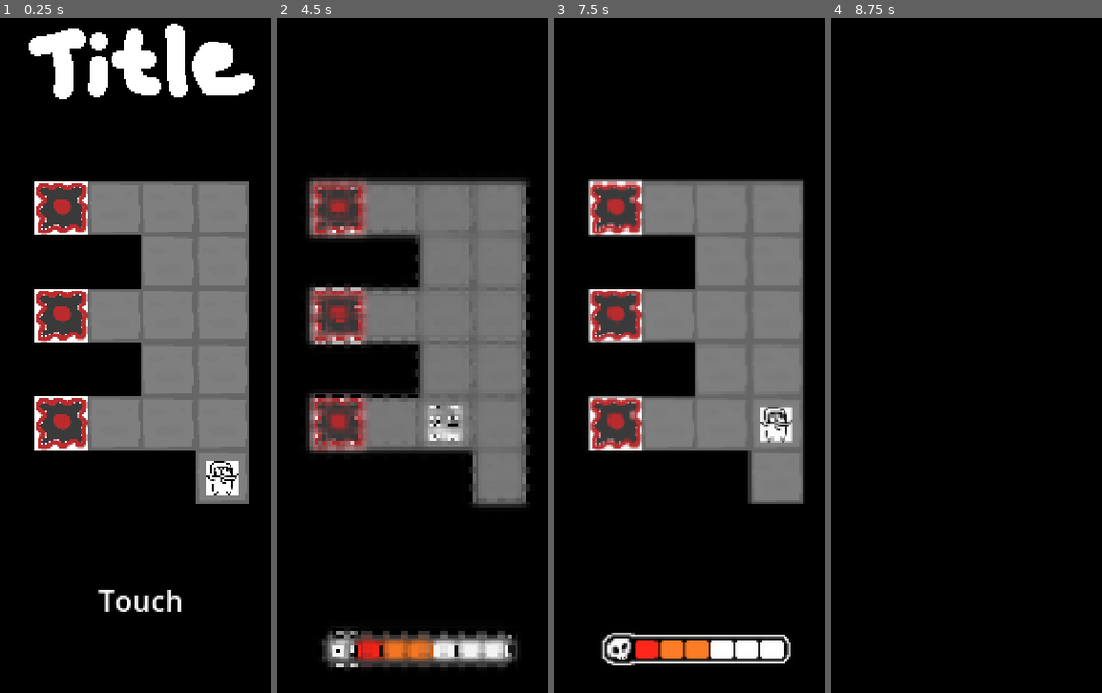
Above: before the commit, frames 1-4 (left to right).
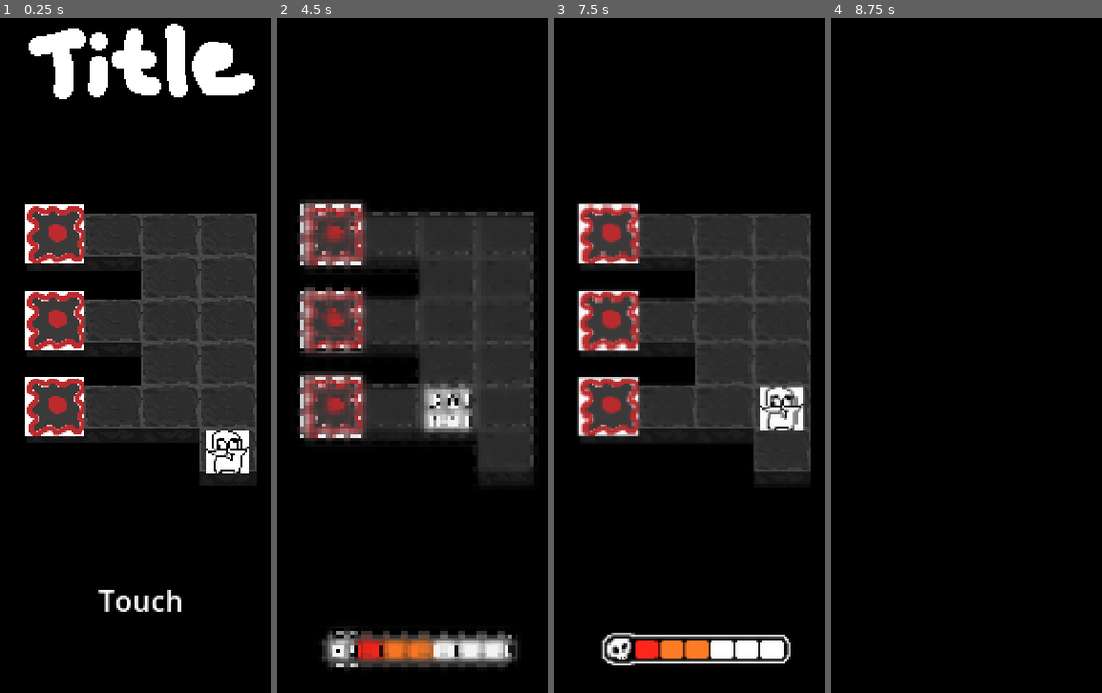
Above: after the commit, the same moments.

Repository: chamwhy/godotTest
Game: Godot game, scene res://04_Scenes/main.tscn
The game is run twice, just before and just after one commit, with the same random seed, the same clock (stepped at 60 frames per second) and the same inputs.
Inputs (mouse positions are in pixels of both pictures, inside the frame that each line leads up to):
- Up to frame 1 (0.25 s): no input
- Up to frame 2 (4.5 s): tap Enter at 0.5, 2, 3.5 s; move the mouse to (512, 301) at 0.52 s; hold D (move_right) 0.53-1.28 s; tap X (test_x) at 0.6, 1.55, 2.1, 3.05, 3.8, 4.35 s; click (512, 301) at 0.67 s; tap Space (interaction) at 1.25, 1.35, 2.75, 4.25 s; move the mouse to (333, 382) at 1.27 s; hold S (move_down) 1.28-2.03 s; move the mouse to (461, 173) at 2.02 s; hold D (move_right) 2.03-2.78 s; move the mouse to (396, 497) at 2.77 s; hold W (move_up) 2.78-3.53 s; tap 5 at 2.85 s; click (396, 497) at 2.92 s; move the mouse to (547, 456) at 3.52 s; hold 6 3.53-4.28 s; hold A (move_left) from 3.53 s (still down); move the mouse to (290, 227) at 4.27 s
- Up to frame 3 (7.5 s): move the mouse to (716, 342) at 5.02 s; release A (move_left) at 5.03 s; hold S (move_down) 5.03-5.78 s; tap Space (interaction) at 5.1 s; click (716, 342) at 5.17 s; tap X (test_x) at 5.3, 5.85, 6.8 s; move the mouse to (629, 153) at 5.77 s; hold D (move_right) 5.78-6.53 s; move the mouse to (789, 301) at 6.52 s; hold W (move_up) 6.53-7.28 s; hold 5 6.53-7.28 s; move the mouse to (610, 382) at 7.27 s; hold D (move_right) from 7.28 s (still down); tap 6 at 7.35 s; click (610, 382) at 7.42 s
- Up to frame 4 (8.75 s): tap X (test_x) at 7.55, 8.1 s; move the mouse to (1015, 173) at 8.02 s; release D (move_right) at 8.03 s; hold S (move_down) from 8.03 s (still down)

The runs differ from the first frame. In frame 1, 30% of the frame differs, in the area x 9-95%, y 24-72%; in frame 2, 31%, in the area x 7-95%, y 23-73%; in frame 3, 31%; in frame 4, nothing differs.

Commit message:
비주얼 업데이트: tile

Diff:
--- a/godot/01_Scripts/Entities/Element/Element.gd
+++ b/godot/01_Scripts/Entities/Element/Element.gd
@@ -17,5 +17,6 @@
 
 func apply_data(data: Dictionary):
 	super.apply_data(data)
+	_set_z_index(SortLayer.Element)
 	print("apply data")
 	InGameManager.register_element(cur_position, self)
--- a/godot/01_Scripts/Entities/Element/Unit/Unit.gd
+++ b/godot/01_Scripts/Entities/Element/Unit/Unit.gd
@@ -167,8 +167,8 @@
 
 # unit.target(예: Player) 내부의 함수
 func on_animate(action, data) -> Signal:
-	var from_val = InGameManager.position_to_world(data.get("from", cur_position))
-	var to_val = InGameManager.position_to_world(data.get("to", cur_position))
+	var from_val = Position.position_to_world(data.get("from", cur_position))
+	var to_val = Position.position_to_world(data.get("to", cur_position))
 	var time = 0.2
 
 
--- a/godot/01_Scripts/Entities/Entity.gd
+++ b/godot/01_Scripts/Entities/Entity.gd
@@ -1,6 +1,8 @@
 # Entity.gd
 extends Node2D
 class_name Entity
+
+
 
 @onready var sprite2D = get_child(0) as Sprite2D
 
@@ -18,8 +20,8 @@
 func move_to_pos(pos: Position):
 	print("move to pos!!!!")
 	cur_position = pos
-	print("move to ", pos.to_str(), InGameManager.position_to_world(pos))
-	position = InGameManager.position_to_world(pos)
+	print("move to ", pos.to_str(), Position.position_to_world(pos))
+	position = Position.position_to_world(pos)
 
 
 
@@ -28,3 +30,16 @@
 		data.get("x", 0),
 		data.get("y", 0)
 	))
+
+
+
+
+
+enum SortLayer { TILE = 0, Element = 1000 }
+const LAYER_SIZE = 1000
+const MAX_MAP_HEIGHT = 5000.0
+
+
+func _set_z_index(sort_layer: SortLayer):
+	var y_offset = int((global_position.y / MAX_MAP_HEIGHT) * (LAYER_SIZE - 1))
+	sprite2D.z_index = int(sort_layer) + clamp(y_offset, 0, LAYER_SIZE - 1)
--- a/godot/01_Scripts/Entities/Tiles/Tiles.gd
+++ b/godot/01_Scripts/Entities/Tiles/Tiles.gd
@@ -9,6 +9,7 @@
 
 func apply_data(data: Dictionary):
 	super.apply_data(data)
+	_set_z_index(SortLayer.TILE)
 	print("tile apply data")
 	tile_id = data.get("id", 1)	# tile id는 기본이 1, 0은 없음을 나타냄.
 	InGameManager.register_tile(cur_position, tile_id)
--- a/godot/01_Scripts/Systems/AutoLoad/InGameManager.gd
+++ b/godot/01_Scripts/Systems/AutoLoad/InGameManager.gd
@@ -187,8 +187,8 @@
 #endregion
 
 #region MapPosition
-func position_to_world(pos: Position) -> Vector2:
-	# TODO: 나중에 카메라 관련 기획짜서 고치기?
-	return Vector2(pos.x + 0.5, pos.y + 0.5) * MapDrawer.tile_size
+#func position_to_world(pos: Position) -> Vector2:
+	## TODO: 나중에 카메라 관련 기획짜서 고치기?
+	#return Position.to_vector2f(pos.x + 0.5, pos.y + 0.5) * MapDrawer.tile_size
 
 #endregion
--- a/godot/01_Scripts/Systems/Map/MapDrawer.gd
+++ b/godot/01_Scripts/Systems/Map/MapDrawer.gd
@@ -4,7 +4,9 @@
 
 @export var entity_parent_name := "EntityParent"
 
-var tile_size : int
+#var tile_size : int
+var tile_size_x : int
+var tile_size_y : int
 var map_width : int
 var map_height : int
 var zoom_data : float
@@ -36,7 +38,8 @@
 		print("Failed to load map data from: %s" % json_path)
 		return false
 
-	tile_size = map_data.get("tile_size", 32)
+	tile_size_x = map_data.get("tile_size_x", 32)
+	tile_size_y = map_data.get("tile_size_y", 24)
 	map_width = map_data.get("map_width", 10)
 	map_height = map_data.get("map_height", 10)
 	zoom_data = map_data.get("zoom", 0)
@@ -44,7 +47,7 @@
 	InGameManager.init(map_width, map_height)
 
 	# 데이터에 맞는 카메라 위치 배치
-	MyCamera.instance.setup_map(tile_size, map_width, map_height, zoom_data)
+	MyCamera.instance.setup_map(tile_size_x, tile_size_y, map_width, map_height, zoom_data)
 
 	# 2. **타일 데이터를 개별 오브젝트로 로드 및 배치**
 	_spawn_tile_objects(map_data)
--- a/godot/01_Scripts/Systems/MyCamera.gd
+++ b/godot/01_Scripts/Systems/MyCamera.gd
@@ -7,11 +7,11 @@
 	instance = self
 
 # 맵 크기에 맞춰 위치와 줌을 "즉시" 설정
-func setup_map(tile_size: int, width: int, height: int, zoom_f: float = 0, margin: float = 1.2):
-	var map_pixel_size = Vector2(width * tile_size, height * tile_size)
+func setup_map(tile_size_x: int, tile_size_y: int, width: int, height: int, zoom_f: float = 0, margin: float = 1.2):
+	var map_pixel_size = Vector2(width * tile_size_x, height * tile_size_y)
 
 	# 계산된 중앙값으로 즉시 이동
-	position = map_pixel_size / 2.0
+	position = (map_pixel_size * 0.5).round()
 
 	# 줌 수치 즉시 적용
 	var zoom_factor = zoom_f
--- a/godot/01_Scripts/Systems/Position.gd
+++ b/godot/01_Scripts/Systems/Position.gd
@@ -1,6 +1,13 @@
 # Position.gd
 extends Resource
 class_name Position # 전역에서 'Position' 타입으로 인식되도록 설정
+
+
+# y 픽셀 비율
+const px = 32
+const py = 24
+const pypx = 0.75
+
 
 # 기본 데이터: x, y
 var x: int = 0
@@ -35,11 +42,15 @@
 ## --- 3. Vector2와의 상호 운용성 ---
 # Vector2 타입으로 변환하는 함수 (Godot 내장 기능과의 호환성 확보)
 func to_vector2() -> Vector2:
-	return Vector2(x, y)
+	return Vector2(x, y * py / px)
+
+static func position_to_world(pos: Position) -> Vector2:
+	# TODO: 나중에 카메라 관련 기획짜서 고치기?
+	return Vector2((pos.x + 0.5) * MapDrawer.tile_size_x, (pos.y + 0.5) * MapDrawer.tile_size_y)
 
 # Vector2에서 Position을 생성하는 static 함수
 static func from_vector2(vector: Vector2) -> Position:
-	return Position.new(int(vector.x), int(vector.y))
+	return Position.new(int(vector.x), int(vector.y * px / py))
 
 ## --- 4. 각종 함수 ---
 
--- a/godot/04_Scenes/Entities/heal_item.tscn
+++ b/godot/04_Scenes/Entities/heal_item.tscn
@@ -8,4 +8,5 @@
 hitable = false
 
 [node name="Sprite2D" type="Sprite2D" parent="." unique_id=749955335]
+scale = Vector2(0.3, 0.3)
 texture = ExtResource("2_kxvwg")
--- a/godot/04_Scenes/Entities/map_portal.tscn
+++ b/godot/04_Scenes/Entities/map_portal.tscn
@@ -8,4 +8,5 @@
 hitable = false
 
 [node name="Sprite2D" type="Sprite2D" parent="." unique_id=260130908]
+scale = Vector2(0.33, 0.33)
 texture = ExtResource("2_uoq1a")
--- a/godot/04_Scenes/Entities/monster.tscn
+++ b/godot/04_Scenes/Entities/monster.tscn
@@ -1,8 +1,9 @@
-[gd_scene load_steps=2 format=3 uid="uid://dqhep7nhltvi5"]
+[gd_scene format=3 uid="uid://dqhep7nhltvi5"]
 
 [ext_resource type="Texture2D" uid="uid://b57ff3jpmydsd" path="res://03_Resources/Test/monster.png" id="1_5t34h"]
 
-[node name="Monster" type="Node2D"]
+[node name="Monster" type="Node2D" unique_id=2071241237]
 
-[node name="Sprite2D" type="Sprite2D" parent="."]
+[node name="Sprite2D" type="Sprite2D" parent="." unique_id=63401205]
+scale = Vector2(0.33, 0.33)
 texture = ExtResource("1_5t34h")
--- a/godot/04_Scenes/Entities/move_box.tscn
+++ b/godot/04_Scenes/Entities/move_box.tscn
@@ -8,4 +8,5 @@
 is_block = true
 
 [node name="Sprite2D" type="Sprite2D" parent="." unique_id=1562322684]
+scale = Vector2(0.33, 0.33)
 texture = ExtResource("2_kskbm")
--- a/godot/04_Scenes/Entities/player.tscn
+++ b/godot/04_Scenes/Entities/player.tscn
@@ -10,5 +10,5 @@
 
 [node name="PlayerIdle" type="Sprite2D" parent="." unique_id=1873674535]
 position = Vector2(0, 1)
-scale = Vector2(0.64, 0.64)
+scale = Vector2(0.26, 0.26)
 texture = ExtResource("1_xlkh0")
--- a/godot/04_Scenes/Entities/tile.tscn
+++ b/godot/04_Scenes/Entities/tile.tscn
@@ -1,11 +1,12 @@
 [gd_scene format=3 uid="uid://d2cywxk6y7dsc"]
 
 [ext_resource type="Script" uid="uid://br3pcaiekhq" path="res://01_Scripts/Entities/Tiles/Tiles.gd" id="1_g1qca"]
-[ext_resource type="Texture2D" uid="uid://cf8kp00y8elua" path="res://03_Resources/Test/bottom.png" id="1_vs72f"]
+[ext_resource type="Texture2D" uid="uid://c3g16rjykrh4t" path="res://03_Resources/dummy/tile.png" id="2_g1qca"]
 
 [node name="Tile" type="Node2D" unique_id=161660379]
 script = ExtResource("1_g1qca")
 
 [node name="Sprite2D" type="Sprite2D" parent="." unique_id=1541515074]
 z_index = -1
-texture = ExtResource("1_vs72f")
+texture = ExtResource("2_g1qca")
+offset = Vector2(0, 4)
--- a/godot/04_Scenes/Entities/trap.tscn
+++ b/godot/04_Scenes/Entities/trap.tscn
@@ -14,4 +14,5 @@
 once_trap_textures = Array[Texture2D]([ExtResource("5_nev0m"), ExtResource("6_5ihdj"), ExtResource("7_ujg1e")])
 
 [node name="Sprite2D" type="Sprite2D" parent="." unique_id=484609921]
+scale = Vector2(0.33, 0.33)
 texture = ExtResource("2_24b8j")
--- a/godot/04_Scenes/Entities/wall.tscn
+++ b/godot/04_Scenes/Entities/wall.tscn
@@ -12,4 +12,5 @@
 is_block = true
 
 [node name="Sprite2D" type="Sprite2D" parent="." unique_id=1298427388]
+scale = Vector2(0.33, 0.33)
 texture = ExtResource("2_2f07e")
--- a/godot/05_Data/01_MapData/00_00.json
+++ b/godot/05_Data/01_MapData/00_00.json
@@ -2,10 +2,11 @@
 	"world": 0,
 	"stage": 0,
 	"map_name": "메인 월드",
-	"tile_size": 100,
+	"tile_size_x": 32,
+	"tile_size_y": 24,
 	"map_width": 4,
 	"map_height": 6,
-	"zoom": 0.3,
+	"zoom": 1,
 	"tile_map": [
 		[1, 1, 1, 1],
 		[0, 0, 1, 1],
--- a/godot/05_Data/01_MapData/01_01.json
+++ b/godot/05_Data/01_MapData/01_01.json
@@ -2,7 +2,8 @@
 	"world": 1,
 	"stage": 1,
 	"map_name": "첫 번째 스테이지",
-	"tile_size": 100,
+	"tile_size_x": 32,
+	"tile_size_y": 24,
 	"map_width": 3,
 	"map_height": 3,
 	"tile_map": [
--- a/godot/05_Data/01_MapData/01_02.json
+++ b/godot/05_Data/01_MapData/01_02.json
@@ -2,7 +2,8 @@
 	"world": 1,
 	"stage": 2,
 	"map_name": "임시맵",
-	"tile_size": 100,
+	"tile_size_x": 32,
+	"tile_size_y": 24,
 	"map_width": 5,
 	"map_height": 5,
 	"tile_map": [
--- a/godot/05_Data/01_MapData/01_03.json
+++ b/godot/05_Data/01_MapData/01_03.json
@@ -2,7 +2,8 @@
 	"world": 1,
 	"stage": 3,
 	"map_name": "테스트용 맵",
-	"tile_size": 100,
+	"tile_size_x": 32,
+	"tile_size_y": 24,
 	"map_width": 6,
 	"map_height": 6,
 	"tile_map": [
Binary file added: godot/03_Resources/dummy/tile.png
Not shown, added: godot/03_Resources/dummy/tile.png.import
Binary file added: godot/03_Resources/dummy/tile2.png
Not shown, added: godot/03_Resources/dummy/tile2.png.import
